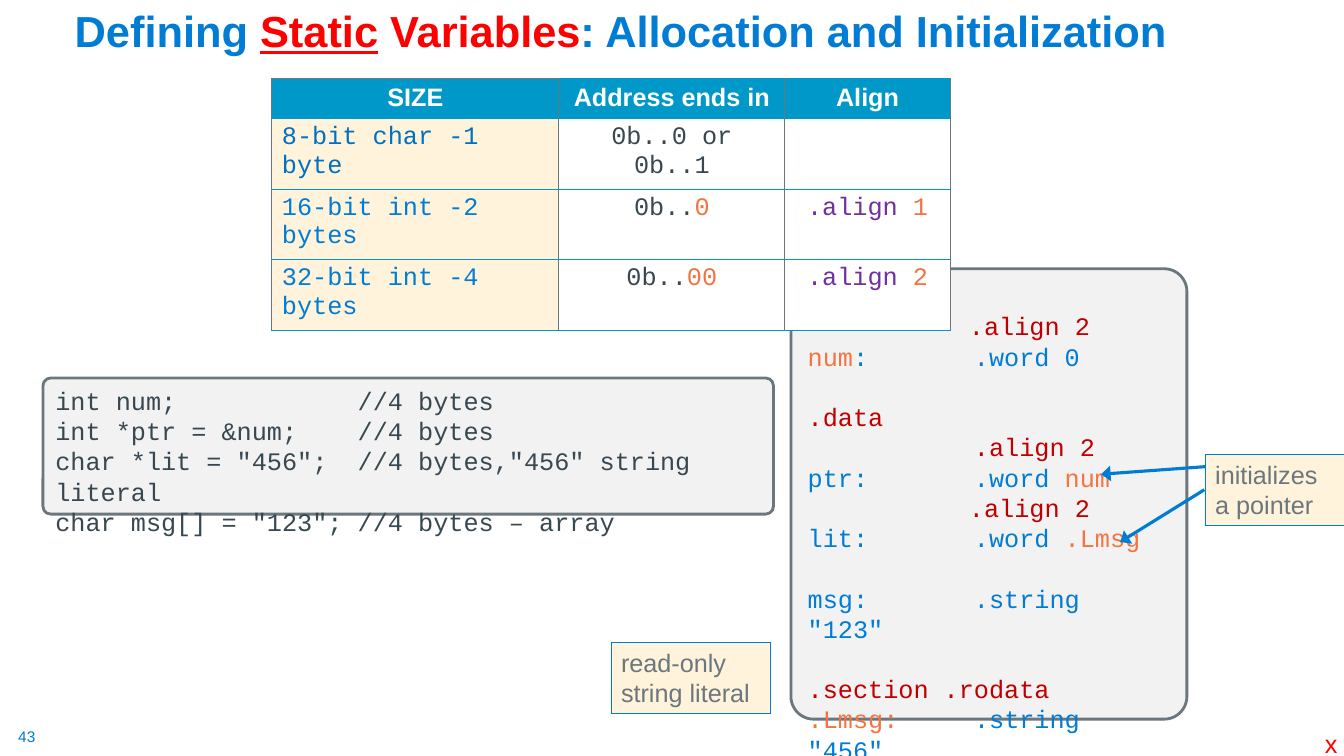
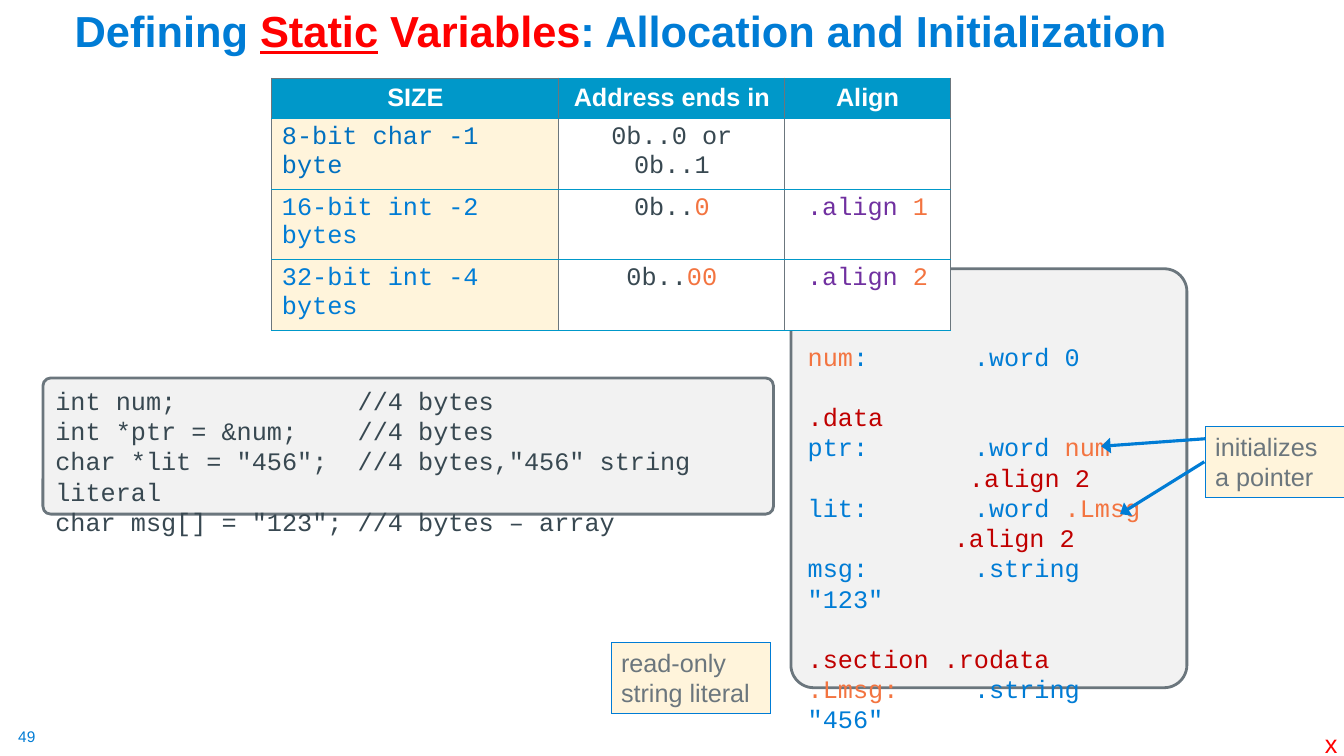
Before and after one commit to cse30-sp24/Muller-Slides, a slide deck: slide 49 of 06-Arm-Part3.pptx (slide 43 before the commit). Drawn at 1344x756 pixels with LibreOffice and Linux fonts; fonts in the diff are those of the drawing. Boxes give left, top, right and bottom in pixels: in the first picture for what was removed or moved away, otherwise in the second. Text is boxed around its words. In the diff, an @@ line names an element or a change of style, - is before the commit and + after.

```diff
--- a/06-Arm-Part3.pptx
+++ b/06-Arm-Part3.pptx
@@ rounded rectangle ".bss" resized from (x1=791, y1=269, x2=1188, y2=720) to (x1=791, y1=269, x2=1188, y2=689) @@
@@ text in rounded rectangle at (x1=969, y1=317, x2=1090, y2=341): paragraph removed @@
-.align 2
@@ text in rounded rectangle at (x1=974, y1=438, x2=1095, y2=462): paragraph removed @@
-.align 2
@@ 2 arrows, 1 rectangle moved together from (x1=1101, y1=455, x2=1344, y2=542) to (x1=1101, y1=426, x2=1344, y2=514) @@
@@ text in rounded rectangle at (x1=954, y1=529, x2=1075, y2=553): paragraph added @@
+.align 2
@@ page number at (x1=18, y1=731, x2=35, y2=742): text changed @@
-43
+49
```
Also in this commit, not shown: 9 other slides changed, 12 slides added, 1 other file.
